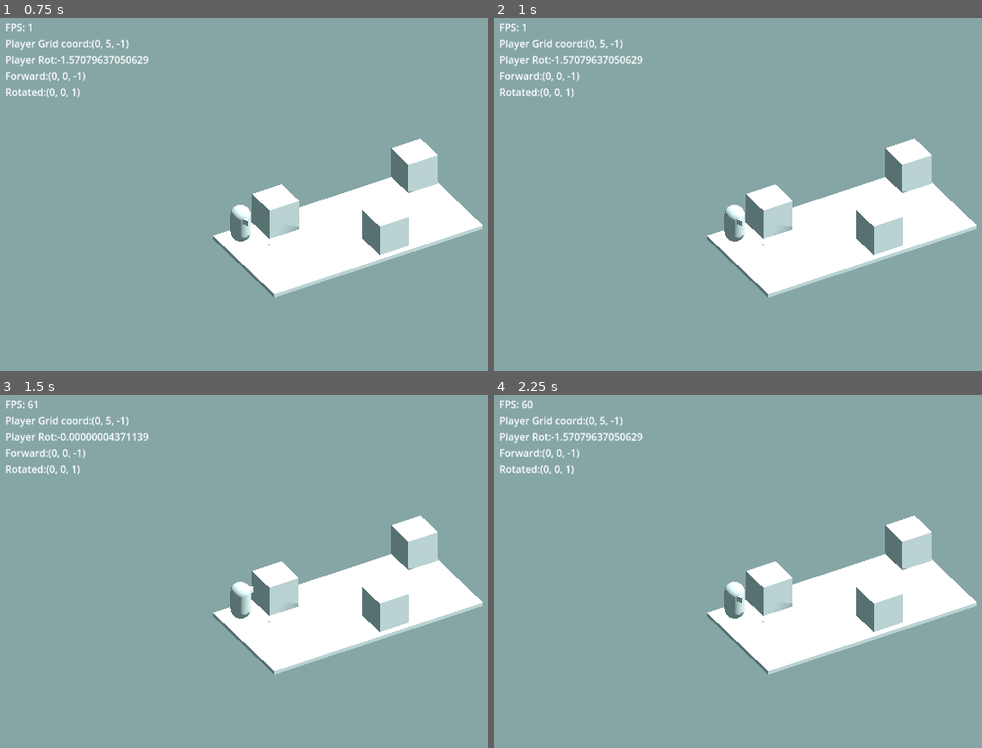
Above: before the commit, frames 1-4 (two rows, left to right).
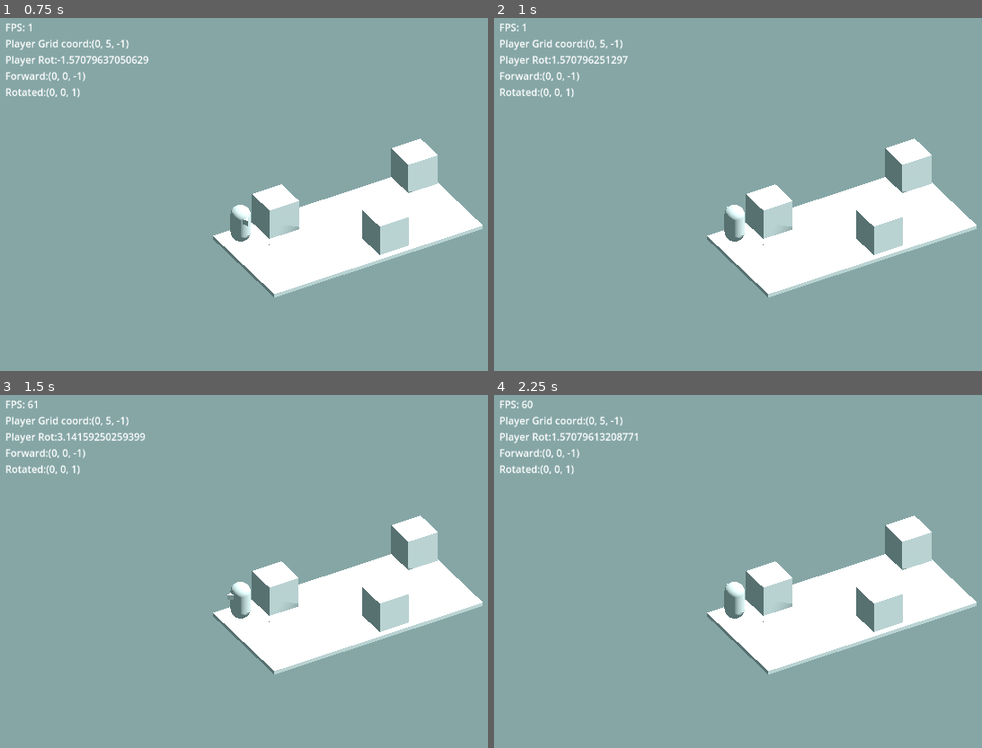
Above: after the commit, the same moments.

Repository: hakro/kosmopod-ld54
Game: Godot game, scene res://test_world.tscn
Same seed, same stepped clock (60 frames per second), same inputs: the game is played once before the commit and once after it.
Inputs:
- Up to frame 1 (0.75 s): tap Enter at 0.5 s; hold Right (turn_right) from 0.53 s (still down); tap Space (pull_object) at 0.6 s
- Up to frame 2 (1 s): keep holding Right (turn_right); tap S (turn_around, bound only after the commit) at 0.8 s
- Up to frame 3 (1.5 s): tap Space (pull_object) at 1.25 s; release Right (turn_right) at 1.28 s; hold A (turn_left) from 1.28 s (still down); tap S (turn_around, bound only after the commit) at 1.35 s
- Up to frame 4 (2.25 s): tap Space (pull_object) at 1.55, 2.1 s; tap Enter at 2 s; release A (turn_left) at 2.03 s; hold Right (turn_right) from 2.03 s (still down)

Frame 1 is identical in both runs. In frame 2, 0.3% of the frame differs, in the area x 11-51%, y 10-60%; in frame 3, 0.3%, in the area x 11-52%, y 10-59%; in frame 4, 0.3%.

Commit message:
Turn around & Basic win area

Diff:
--- a/object.tscn
+++ b/object.tscn
@@ -6,7 +6,7 @@
 
 [sub_resource type="BoxMesh" id="BoxMesh_bwqia"]
 
-[node name="Object" type="Area3D"]
+[node name="Object" type="Area3D" groups=["movable"]]
 transform = Transform3D(1, 0, 0, 0, 1, 0, 0, 0, 1, 0.5, 0.5, -2.5)
 script = ExtResource("1_ce4dr")
 metadata/_edit_group_ = true
--- a/player.gd
+++ b/player.gd
@@ -6,10 +6,14 @@
 @onready var move_raycast : RayCast3D = $MoveRayCast3D
 # Raycast to get the object in front of the player
 @onready var obj_raycast : RayCast3D = $ObjectRayCast3D
+# Raycast to detect win area
+@onready var win_raycast : RayCast3D = $WinRayCast3D
 
 func _physics_process(_delta):
 	if Input.is_action_pressed("move_forward"):
 		move(Vector3.FORWARD)
+	if Input.is_action_just_pressed("turn_around"):
+		turn(PI)
 	if Input.is_action_just_pressed("turn_left"):
 		turn(PI/2)
 	if Input.is_action_just_pressed("turn_right"):
@@ -20,22 +24,21 @@
 		#print(obj_raycast.get_collision_normal())
 		if obj_raycast.is_colliding():
 			var obj = obj_raycast.get_collider()
-			var offset = position - obj.position
-			#obj.position += offset - obj_raycast.get_collision_normal()
-			obj.move_by(offset - obj_raycast.get_collision_normal())
-
+			if obj.is_in_group("movable"):
+				var offset = position - obj.position
+				#obj.position += offset - obj_raycast.get_collision_normal()
+				obj.move_by(offset - obj_raycast.get_collision_normal())
 
 func move(dir: Vector3):
-	#var rot_tween : Tween = create_tween()
-	#rot_tween.tween_property(self, "rotation:y", Vector3.FORWARD.signed_angle_to(dir, Vector3.UP), 0.05)
-	#await rot_tween.finished
-	#move_raycast.force_raycast_update()
 	if not moving and not rotating and not move_raycast.is_colliding():
 		moving = true
 		var move_tween : Tween = create_tween()
 		move_tween.tween_property(self, "position", dir.rotated(Vector3.UP, rotation.y), 0.2).as_relative().set_trans(Tween.TRANS_CUBIC)
 		await move_tween.finished
 		moving = false
+
+	if win_raycast.is_colliding():
+		print("win")
 
 func turn(angle : float):
 	if not moving and not rotating:
--- a/player.tscn
+++ b/player.tscn
@@ -25,6 +25,14 @@
 debug_shape_custom_color = Color(0.215686, 0.0235294, 0.4, 1)
 debug_shape_thickness = 5
 
+[node name="WinRayCast3D" type="RayCast3D" parent="."]
+target_position = Vector3(0, -2, 0)
+hit_from_inside = true
+collide_with_areas = true
+collide_with_bodies = false
+debug_shape_custom_color = Color(0.623529, 0.286275, 0.490196, 1)
+debug_shape_thickness = 5
+
 [node name="NoseMesh" type="MeshInstance3D" parent="."]
 transform = Transform3D(0.3, 0, 0, 0, -1.31134e-08, 0.3, 0, -0.3, -1.31134e-08, 0, 0.405, -0.605)
 mesh = SubResource("PrismMesh_616yc")
--- a/project.godot
+++ b/project.godot
@@ -27,7 +27,7 @@
 , Object(InputEventKey,"resource_local_to_scene":false,"resource_name":"","device":-1,"window_id":0,"alt_pressed":false,"shift_pressed":false,"ctrl_pressed":false,"meta_pressed":false,"pressed":false,"keycode":0,"physical_keycode":4194320,"key_label":0,"unicode":0,"echo":false,"script":null)
 ]
 }
-move_backward={
+turn_around={
 "deadzone": 0.5,
 "events": [Object(InputEventKey,"resource_local_to_scene":false,"resource_name":"","device":-1,"window_id":0,"alt_pressed":false,"shift_pressed":false,"ctrl_pressed":false,"meta_pressed":false,"pressed":false,"keycode":0,"physical_keycode":83,"key_label":0,"unicode":115,"echo":false,"script":null)
 , Object(InputEventKey,"resource_local_to_scene":false,"resource_name":"","device":-1,"window_id":0,"alt_pressed":false,"shift_pressed":false,"ctrl_pressed":false,"meta_pressed":false,"pressed":false,"keycode":0,"physical_keycode":4194322,"key_label":0,"unicode":0,"echo":false,"script":null)
--- a/test_world.tscn
+++ b/test_world.tscn
@@ -1,9 +1,10 @@
-[gd_scene load_steps=8 format=3 uid="uid://bbsqj8ct5vuuk"]
+[gd_scene load_steps=9 format=3 uid="uid://bbsqj8ct5vuuk"]
 
 [ext_resource type="MeshLibrary" uid="uid://ta7mg8f8gyg0" path="res://tiles.tres" id="1_q7jyq"]
 [ext_resource type="Script" path="res://test_world.gd" id="1_w7b4v"]
 [ext_resource type="PackedScene" uid="uid://c2pu2dp0hayxv" path="res://player.tscn" id="3_au5ft"]
 [ext_resource type="PackedScene" uid="uid://c0vjbg6ypd1ne" path="res://object.tscn" id="4_l4l61"]
+[ext_resource type="PackedScene" uid="uid://d1sfpa7anuag8" path="res://win_area.tscn" id="4_llxl5"]
 
 [sub_resource type="ProceduralSkyMaterial" id="ProceduralSkyMaterial_i7ac0"]
 sky_horizon_color = Color(0.64625, 0.65575, 0.67075, 1)
@@ -20,6 +21,9 @@
 
 [node name="TestWorld" type="Node3D"]
 script = ExtResource("1_w7b4v")
+
+[node name="WinArea" parent="." instance=ExtResource("4_llxl5")]
+transform = Transform3D(0.5, 0, 0, 0, 0.5, 0, 0, 0, 0.5, 1.5, 0, -5.5)
 
 [node name="DebugLabel" type="Label" parent="."]
 offset_left = 10.0
